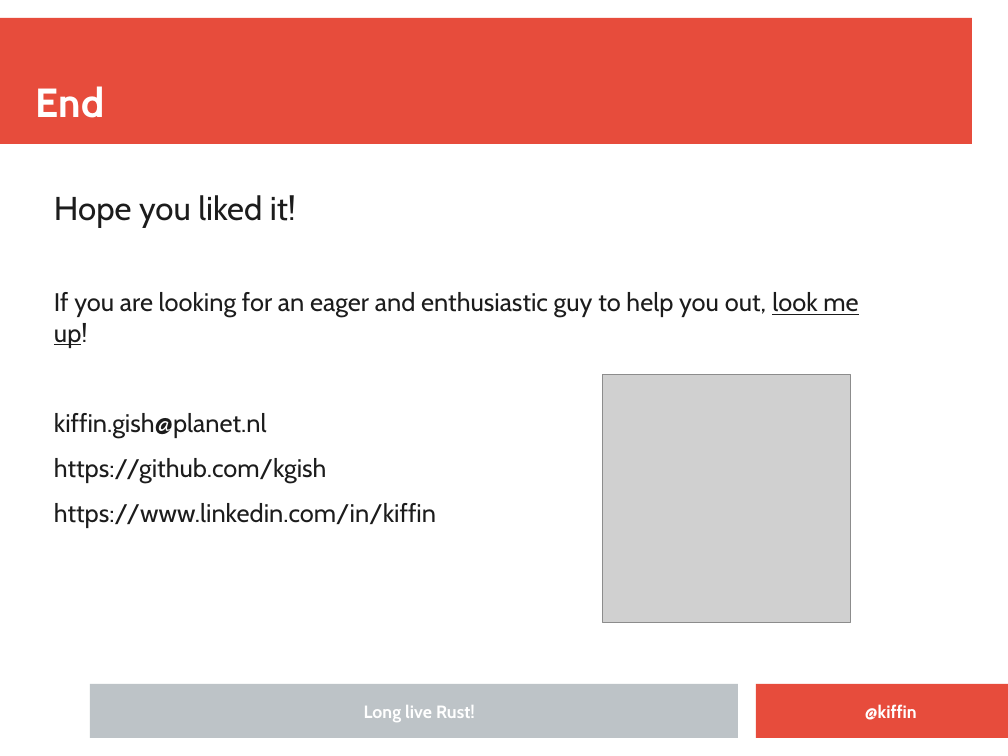
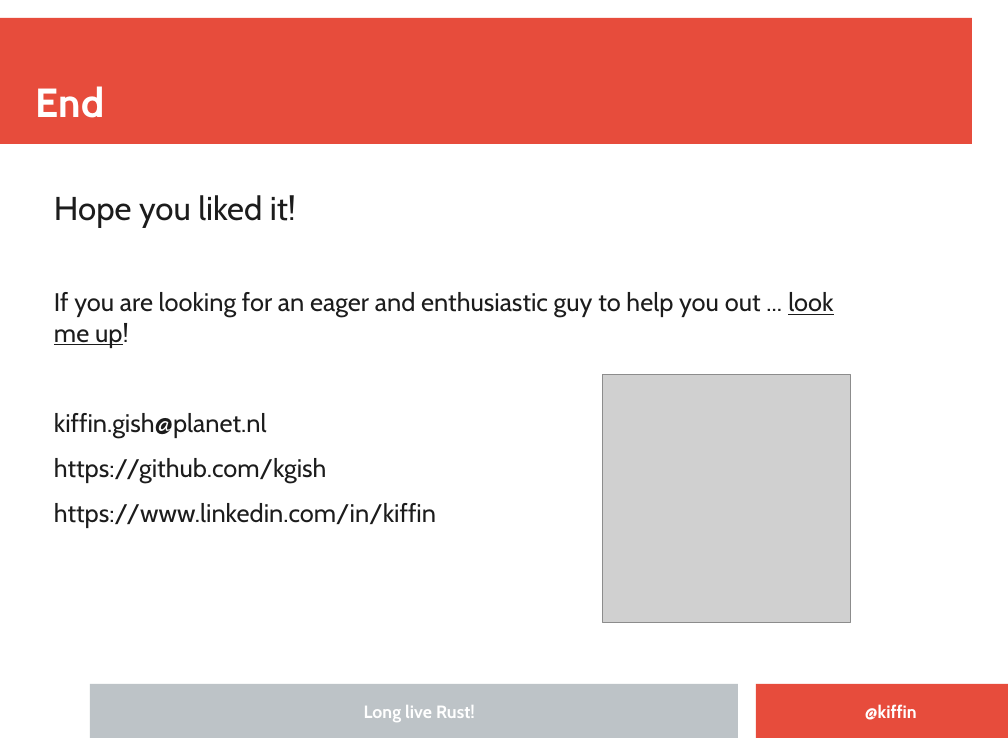
Before and after one commit to kgish/rust-node-addon-template, a slide deck: slide 33 of presentation/Embedding-Rust-in-NodeJS-applications.odp. Drawn at 1008x756 pixels with LibreOffice and Linux fonts; fonts in the diff are those of the drawing; grey boxes stand for pictures; background and template pictures are left out. Boxes give left, top, right and bottom in pixels: in the first picture for what was removed or moved away, otherwise in the second. Text is boxed around its words. In the diff, an @@ line names an element or a change of style, - is before the commit and + after.

Commit message:
Updated the presentation again.

```diff
--- a/presentation/Embedding-Rust-in-NodeJS-applications.odp
+++ b/presentation/Embedding-Rust-in-NodeJS-applications.odp
@@ text at (x1=54, y1=292, x2=833, y2=348): text changed @@
-If you are looking for an eager and enthusiastic guy to help you out, look me up!
+If you are looking for an eager and enthusiastic guy to help you out ... look me up!
```
Also in this commit, not shown: 1 other slide changed, 1 other file.
